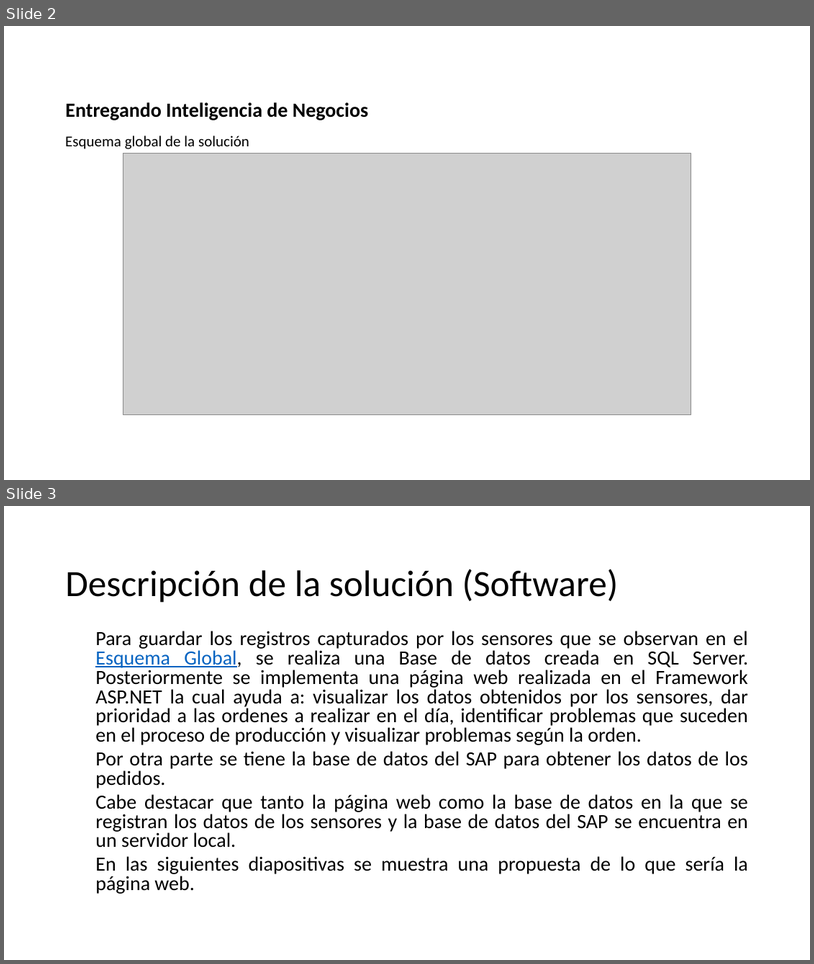
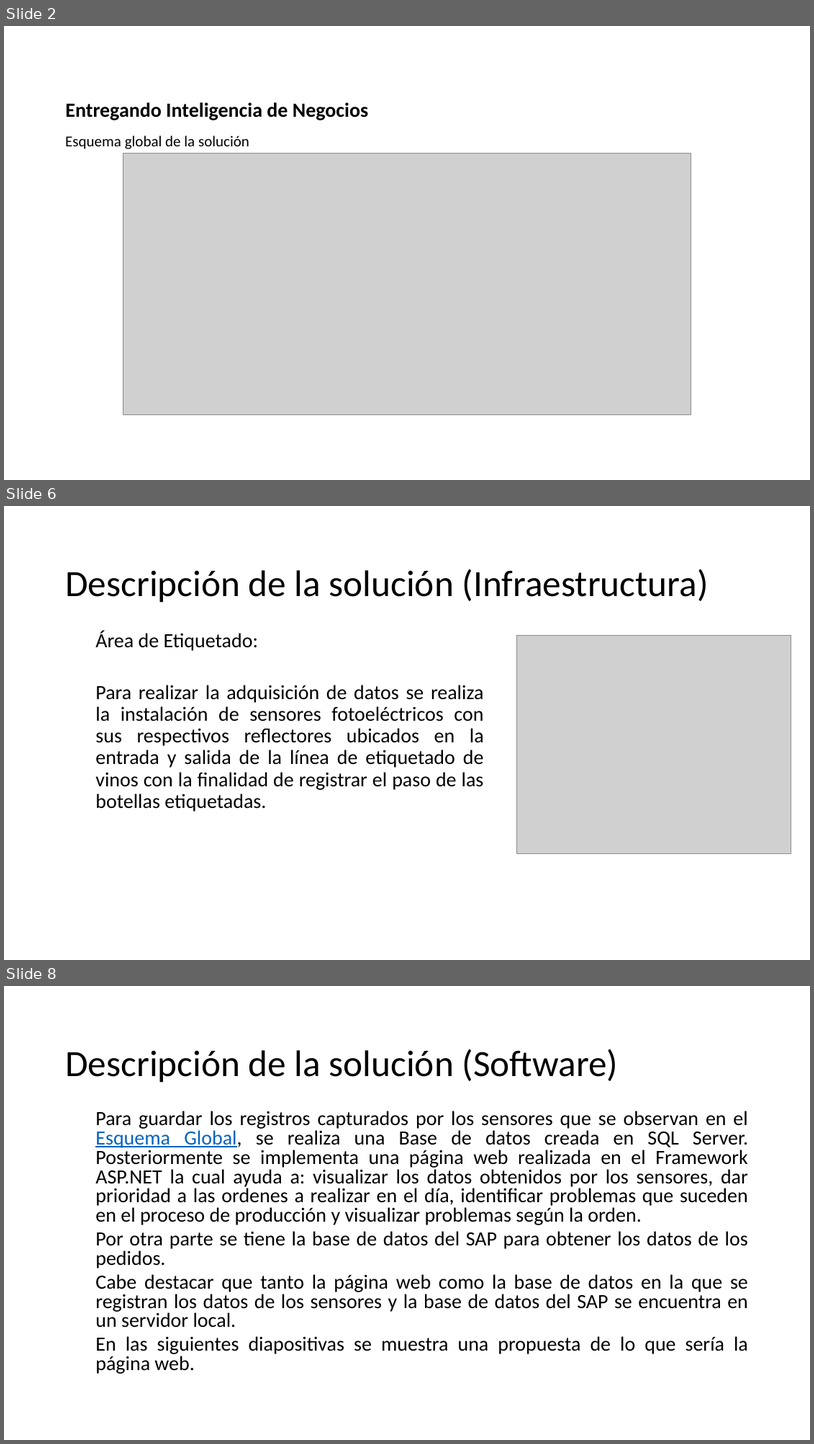
Before and after one commit to YorchXD/Proyecto_ViaWine, a slide deck: Propuesta_solucion_automatizacion.pptx. Shown one above the other, each under a label of ours: slides 2 and 3 before the commit, slides 2, 6 and 8 after it; the slides between them are not shown. The pictures are 814x964 and 814x1444 pixels, drawn with LibreOffice and Linux fonts; fonts in the diff are those of the drawing; grey boxes stand for pictures; background and template pictures are left out. Boxes give left, top, right and bottom in pixels: in the first picture for what was removed or moved away, otherwise in the second. Text is boxed around its words. In the diff, an @@ line names an element or a change of style, - is before the commit and + after.

```diff
--- a/Propuesta_solucion_automatizacion.pptx
+++ b/Propuesta_solucion_automatizacion.pptx
@@ slide 6 added at (4,506,810,960), background picture (left out) @@
@@ title added at (65,569,709,602), 44 pt, text #000000 @@
+Descripción de la solución (Infraestructura)
@@ text added at (95,630,484,811), 24 pt, text #000000 @@
+  Área de Etiquetado:
+  Para realizar la adquisición de datos se realiza la instalación de sensores fotoeléctricos con sus respectivos reflectores ubicados en la entrada y salida de la línea de etiquetado de vinos con la finalidad de registrar el paso de las botellas etiquetadas.
@@ picture added at (517,635,792,854) @@
@@ what was slide 3 is now slide 8 @@
```
Also in this commit, not shown: 1 slide changed, 4 other slides added.
